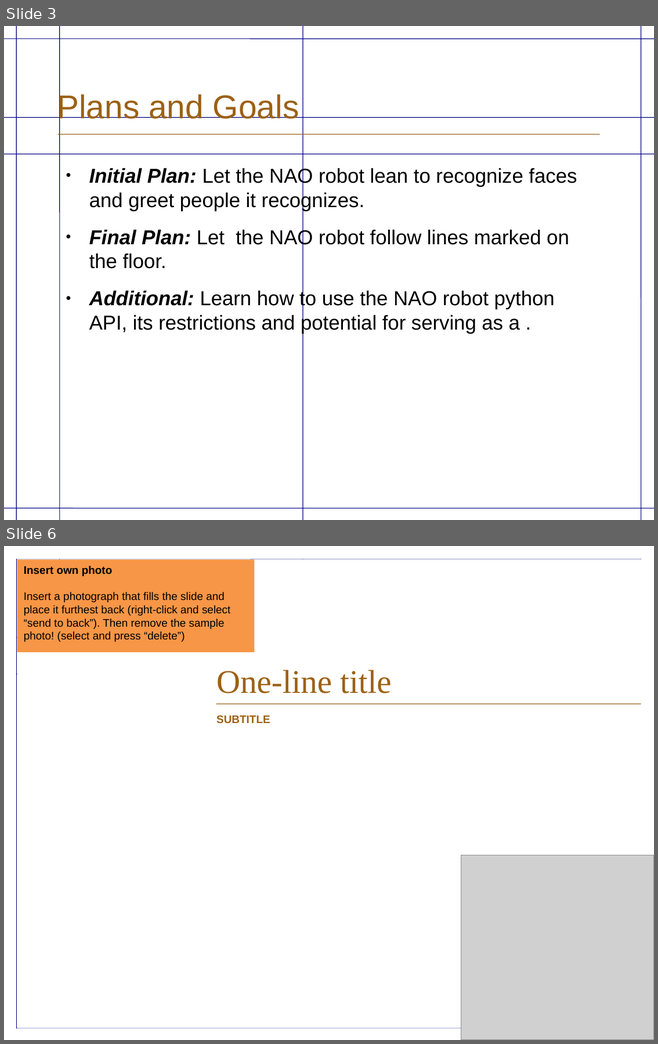
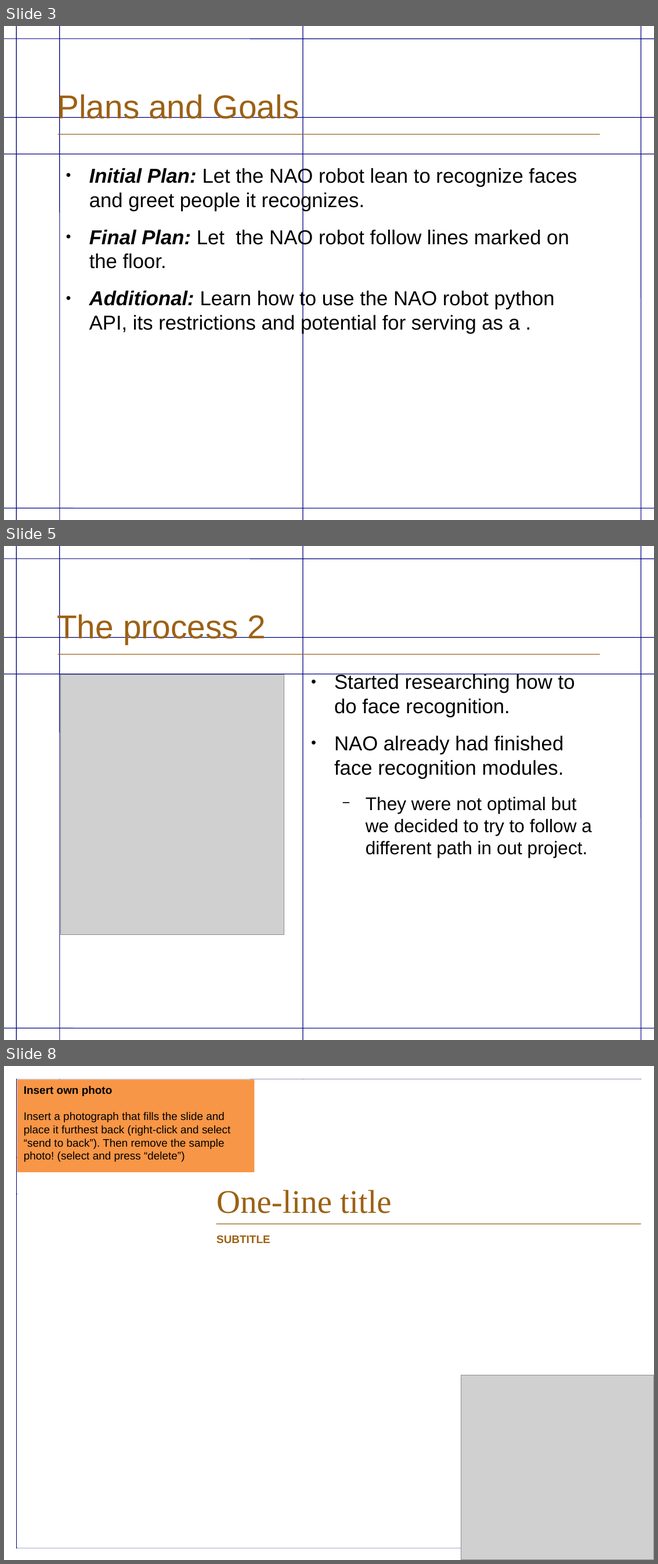
Before and after one commit to TabTabTab/NaoPresentation, a slide deck: NAOPresentation.odp. Shown one above the other, each under a label of ours: slides 3 and 6 before the commit, slides 3, 5 and 8 after it; the slides between them are not shown. The pictures are 658x1044 and 658x1564 pixels, drawn with LibreOffice and Linux fonts; fonts in the diff are those of the drawing; grey boxes stand for pictures; background and template pictures are left out. Boxes give left, top, right and bottom in pixels: in the first picture for what was removed or moved away, otherwise in the second. Text is boxed around its words. In the diff, an @@ line names an element or a change of style, - is before the commit and + after.

```diff
--- a/NAOPresentation.odp
+++ b/NAOPresentation.odp
@@ slide 5 added at <box>4,546,654,1040</box>, background #FFFFFF; not listed: 9 template elements that a slide beside it also shows @@
@@ title added at <box>57,613,266,645</box>, 36 pt, text #9C6114 @@
+The process 2
@@ picture added at <box>60,675,284,935</box> @@
@@ text added at <box>334,674,592,857</box>, 22 pt, text #000000 @@
+● Started researching how to do face recognition.
+● NAO already had finished face recognition modules.
+  − They were not optimal but we decided to try to follow a different path in out project.
@@ what was slide 6 is now slide 8 @@
```
Also in this commit, not shown: 1 slide changed, 1 other slide added, 2 other files.
